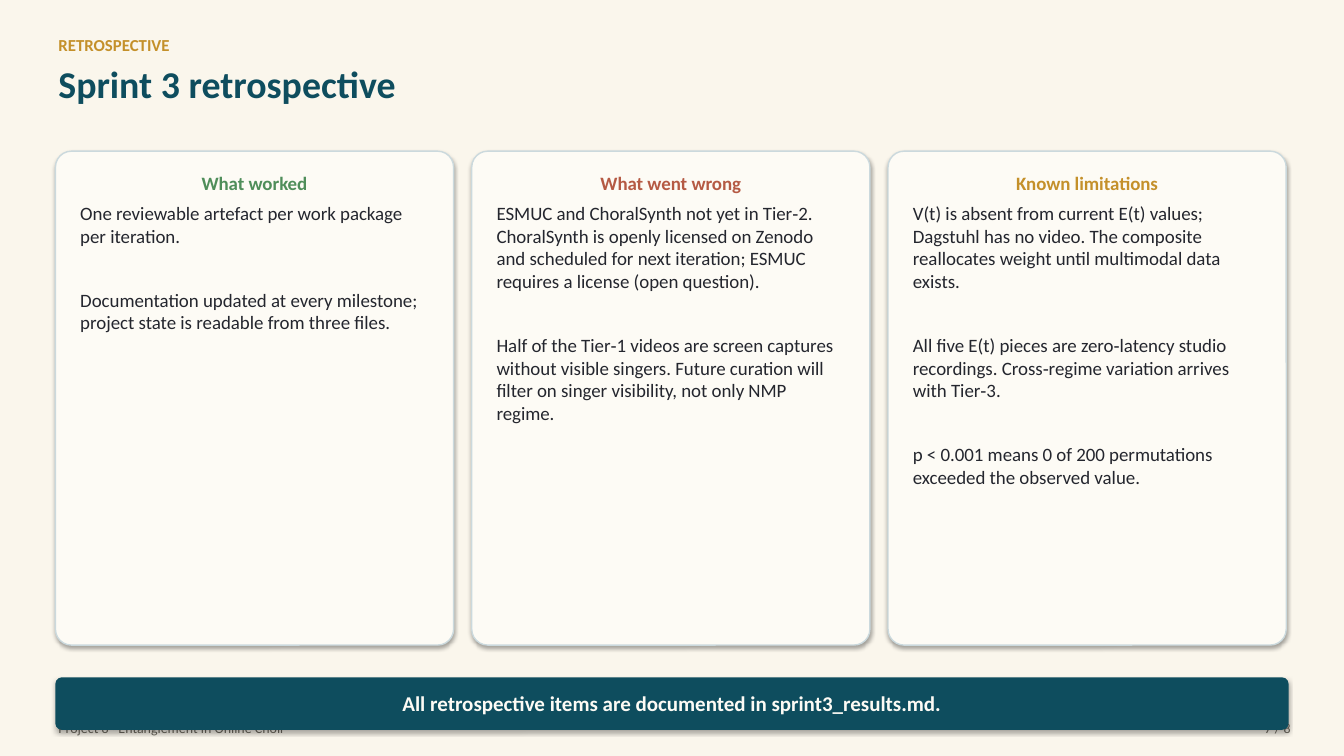
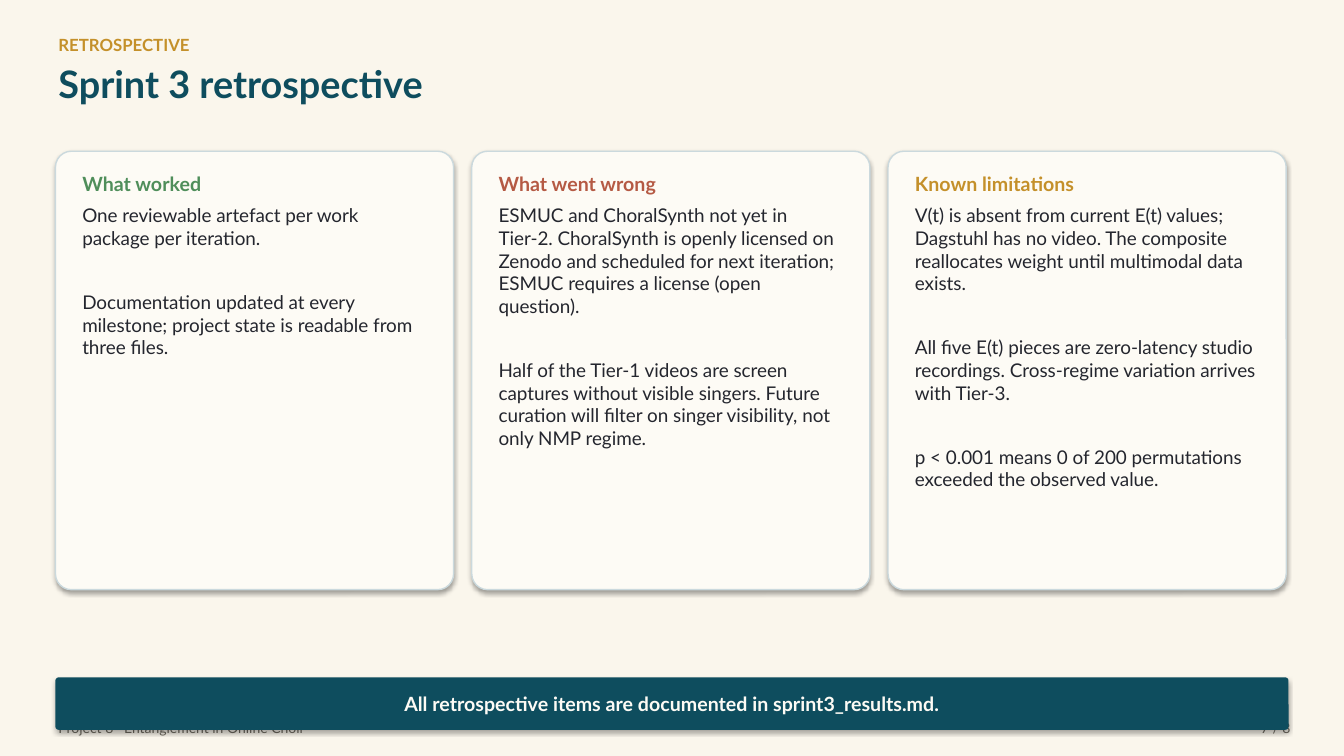
Before and after one commit to Zuraiz270/networked-choir-entanglement, a slide deck: slide 7 of output/jun11_status_meeting_iv.pptx. Drawn at 1344x756 pixels with LibreOffice and Linux fonts; fonts in the diff are those of the drawing. Boxes give left, top, right and bottom in pixels: in the first picture for what was removed or moved away, otherwise in the second. Text is boxed around its words. In the diff, an @@ line names an element or a change of style, - is before the commit and + after.

```diff
--- a/output/jun11_status_meeting_iv.pptx
+++ b/output/jun11_status_meeting_iv.pptx
@@ rounded rectangle "What worked": place and size @@
-rounded rectangle "What worked" at box(55, 151, 454, 645)
+rounded rectangle "What worked" at box(55, 151, 454, 590)
@@ rounded rectangle "What worked" at box(55, 151, 454, 590): size 13.5 to 14 pt in "What worked"; font Calibri to Lato; alignment centre to left; more space between paragraphs @@
@@ rounded rectangle "What went wrong": place and size @@
-rounded rectangle "What went wrong" at box(472, 151, 870, 645)
+rounded rectangle "What went wrong" at box(472, 151, 870, 590)
@@ rounded rectangle "What went wrong" at box(472, 151, 870, 590): size 13.5 to 14 pt in "What went wrong"; font Calibri to Lato; alignment centre to left; more space between paragraphs @@
@@ rounded rectangle "Known limitations": place and size @@
-rounded rectangle "Known limitations" at box(888, 151, 1287, 645)
+rounded rectangle "Known limitations" at box(888, 151, 1287, 590)
@@ rounded rectangle "Known limitations" at box(888, 151, 1287, 590): size 13.5 to 14 pt in "Known limitations"; font Calibri to Lato; alignment centre to left; more space between paragraphs @@
@@ rounded rectangle "All retrospective items are documented ..." at box(55, 678, 1289, 730): size 15 to 14 pt, font Calibri to Lato; proportions changed @@
@@ font Calibri to Lato in 4 elements at box(58, 38, 189, 51), box(58, 70, 422, 105), box(1261, 721, 1290, 737), box(58, 730, 304, 737) @@
```
Also in this commit, not shown: 7 other slides changed, 1 other file.
